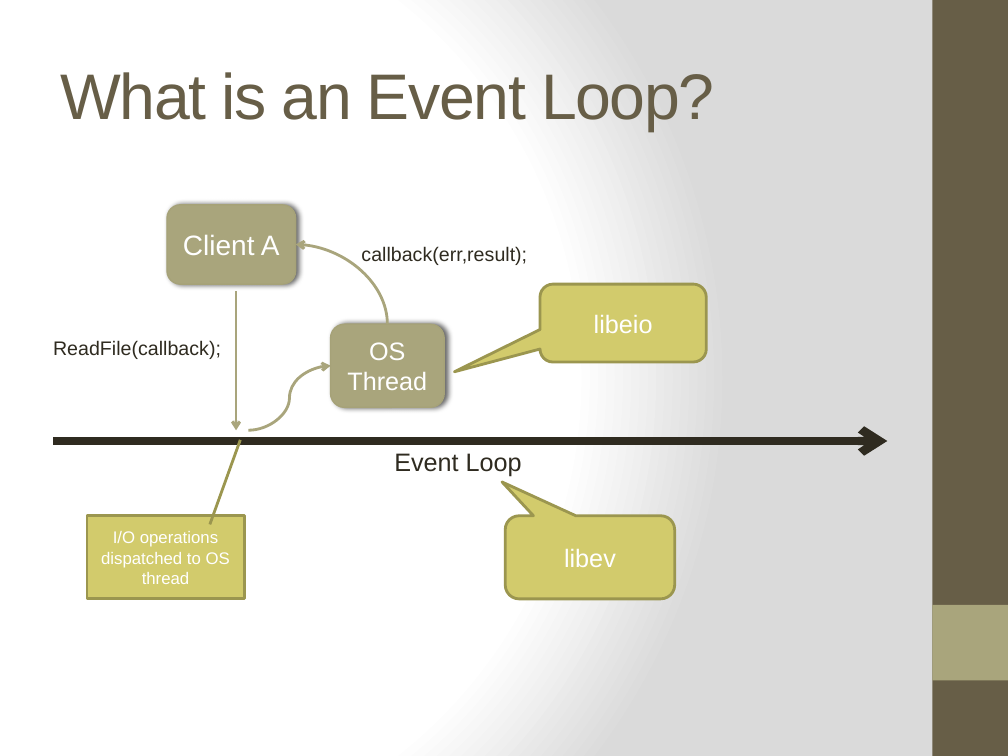
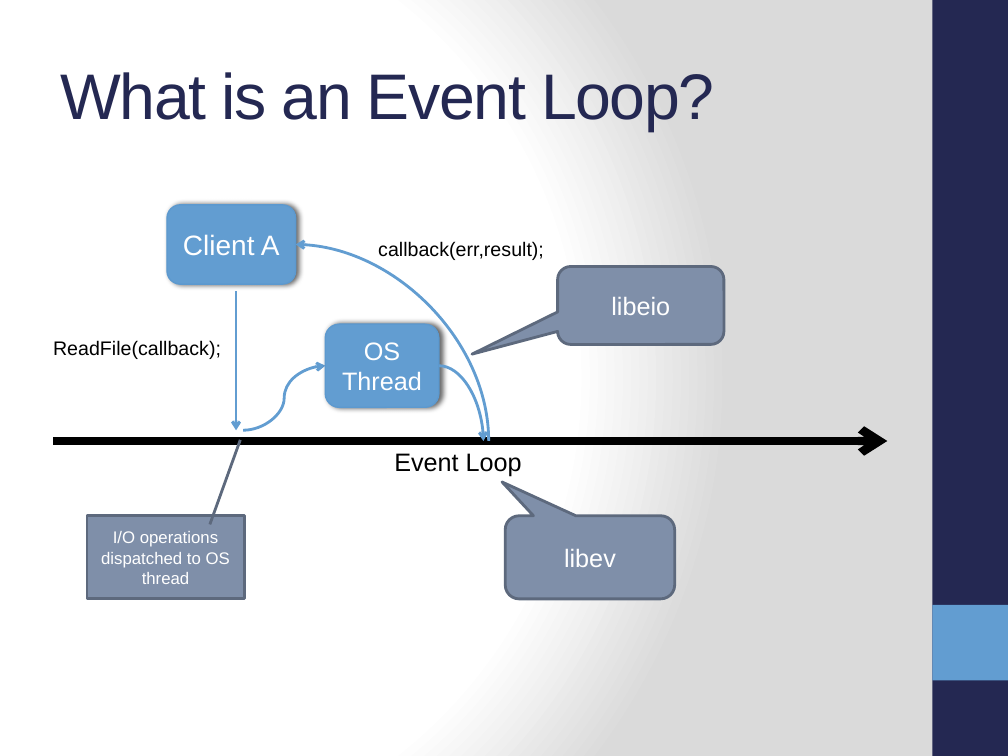
Before and after one commit to ifandelse/DevLink-2011---Getting-Started-With-Nodejs, a slide deck: slide 8 of PowerPoint/GettingStartedWithNodejs.pptx (slide 6 before the commit). Drawn at 1008x756 pixels with LibreOffice and Linux fonts; fonts in the diff are those of the drawing. Boxes give left, top, right and bottom in pixels: in the first picture for what was removed or moved away, otherwise in the second. Text is boxed around its words. In the diff, an @@ line names an element or a change of style, - is before the commit and + after.

```diff
--- a/PowerPoint/GettingStartedWithNodejs.pptx
+++ b/PowerPoint/GettingStartedWithNodejs.pptx
@@ rectangle at [932, 0, 1008, 756]: fill #675E47 to #242852 @@
@@ title "What is an Event Loop?" at [60, 72, 714, 131]: text colour #675E47 to #242852 @@
@@ rounded rectangle "Client A" at [167, 205, 296, 284]: fill #A9A57C to #629DD1; outline #A6A278 1 pt to #5D9ACF 1 pt @@
@@ text colour #2F2B20 to #000000 in 3 elements at [394, 453, 522, 476], [53, 340, 221, 359], [378, 241, 544, 260] @@
@@ text "callback(err,result);": place and size @@
-text "callback(err,result);" at [361, 246, 527, 265]
+text "callback(err,result);" at [378, 241, 544, 260]
@@ curved arrow added from (489, 442) to (295, 245), #629DD1 2 pt @@
@@ fill #D2CB6C to #7F8FA9; outline #9B9650 2 pt to #5E6A7D 2 pt in 3 elements at [505, 516, 674, 599], [87, 516, 244, 599], [557, 266, 724, 344] @@
@@ rounded speech box "libeio": place and size @@
-rounded speech box "libeio" at [540, 284, 707, 362]
+rounded speech box "libeio" at [557, 266, 724, 344]
@@ arrow (236, 291) - (236, 430): stroke #A9A57C 2 pt to #629DD1 2 pt @@
@@ rounded rectangle "OS Thread" at [326, 325, 439, 407]: fill #A9A57C to #629DD1; outline #A6A278 1 pt to #5D9ACF 1 pt @@
@@ rounded rectangle "OS Thread": place and size @@
-rounded rectangle "OS Thread" at [331, 325, 445, 407]
+rounded rectangle "OS Thread" at [326, 325, 439, 407]
@@ curved arrow moved from (248, 430) - (331, 366) to (243, 430) - (326, 366) @@
@@ curved arrow (243, 430) - (326, 366): stroke #A9A57C 2 pt to #629DD1 2 pt @@
@@ curved arrow moved from (387, 325) - (295, 245) to (438, 366) - (484, 442) @@
@@ curved arrow (438, 366) - (484, 442): stroke #A9A57C 2 pt to #629DD1 2 pt @@
@@ arrow (53, 442) - (887, 442): stroke #2F2B20 6 pt to #000000 6 pt @@
@@ rectangle at [932, 605, 1008, 680]: fill #A9A57C to #629DD1 @@
```
Also in this commit, not shown: 14 other slides changed, 11 slides added, 5 other files.
